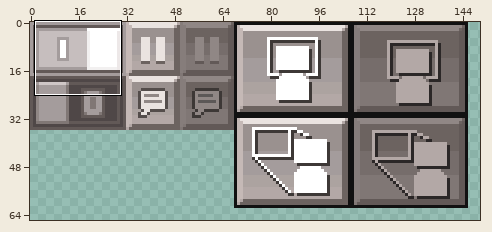
Two versions of one sprite sheet, game/assets/gui/gui_custom.png. Above, an overview of the earlier version with the close-up marked.
Close-up. Before the commit:
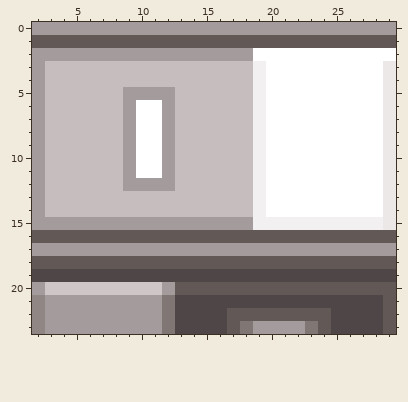
The file is 256x256 pixels. Colours within 5 levels of each other are drawn and written as one. Shown: x 2..29, y 0..23. The wide view leaves out empty margins.
New version:
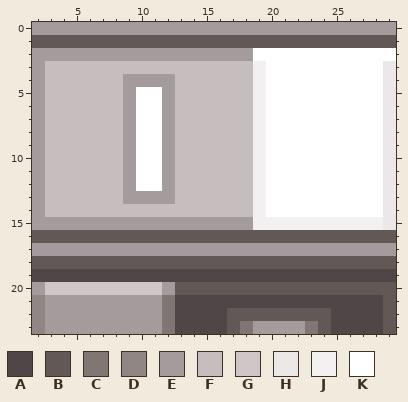
Palette (. is transparent): A #4f4747  B #625957  C #807775  D #908785  E #a49c9c  F #c6bebe  G #cfc7c7  H #ede8e8  J #f2f0f0  K #ffffff
The edit:
{"y":4,"x":9,"old":"FFFF","new":"EEEE"}
{"y":5,"x":10,"old":"EE","new":"KK"}
{"y":12,"x":10,"old":"EE","new":"KK"}
{"y":13,"x":9,"old":"FFFF","new":"EEEE"}
{"label":"changed","picture_box":[123,74,175,100]}
{"label":"changed","picture_box":[123,178,175,204]}
